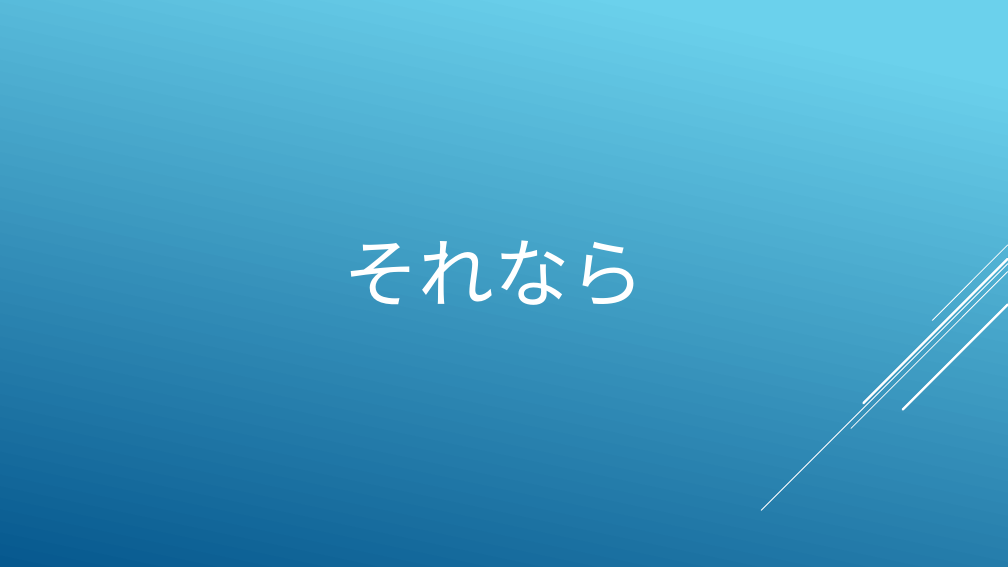
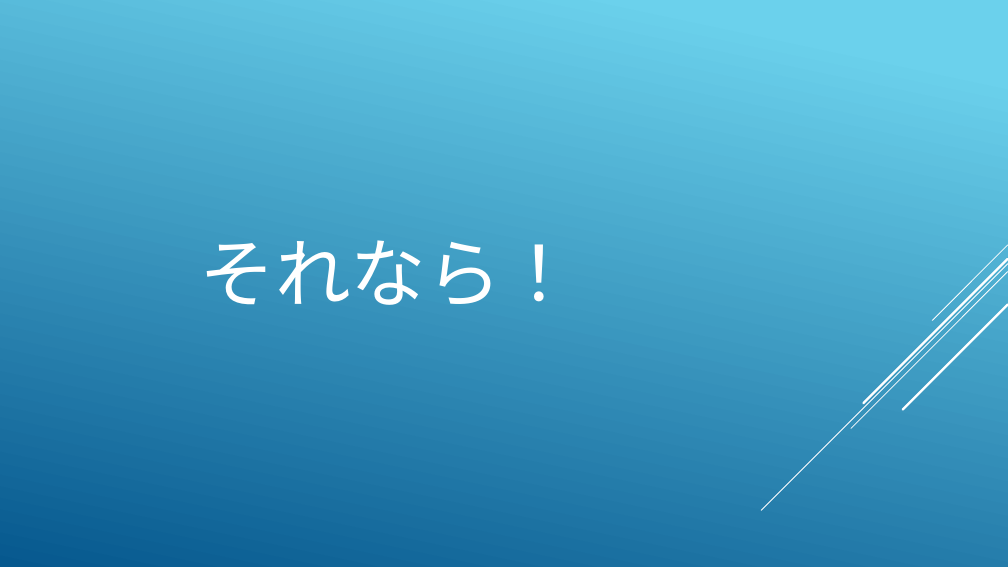
Before and after one commit to xecua/bf, a slide deck: slide 3 of HelloProject/HackUはっぴょう.pptx. Drawn at 1008x567 pixels with LibreOffice and Linux fonts; fonts in the diff are those of the drawing. Boxes give left, top, right and bottom in pixels: in the first picture for what was removed or moved away, otherwise in the second. Text is boxed around its words. In the diff, an @@ line names an element or a change of style, - is before the commit and + after.

```diff
--- a/HelloProject/HackUはっぴょう.pptx
+++ b/HelloProject/HackUはっぴょう.pptx
@@ title at [200, 240, 578, 305]: text changed @@
-それなら
+それなら！
```
Also in this commit, not shown: 2 slides added, 1 other file.
